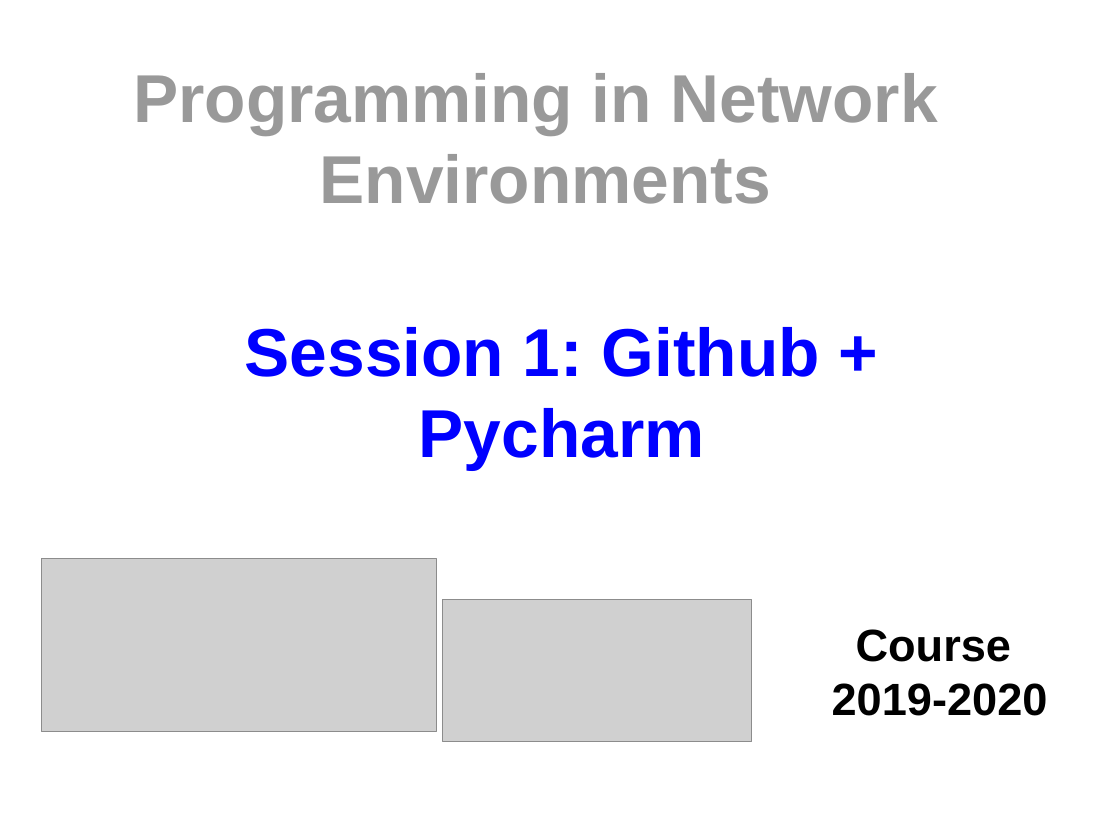
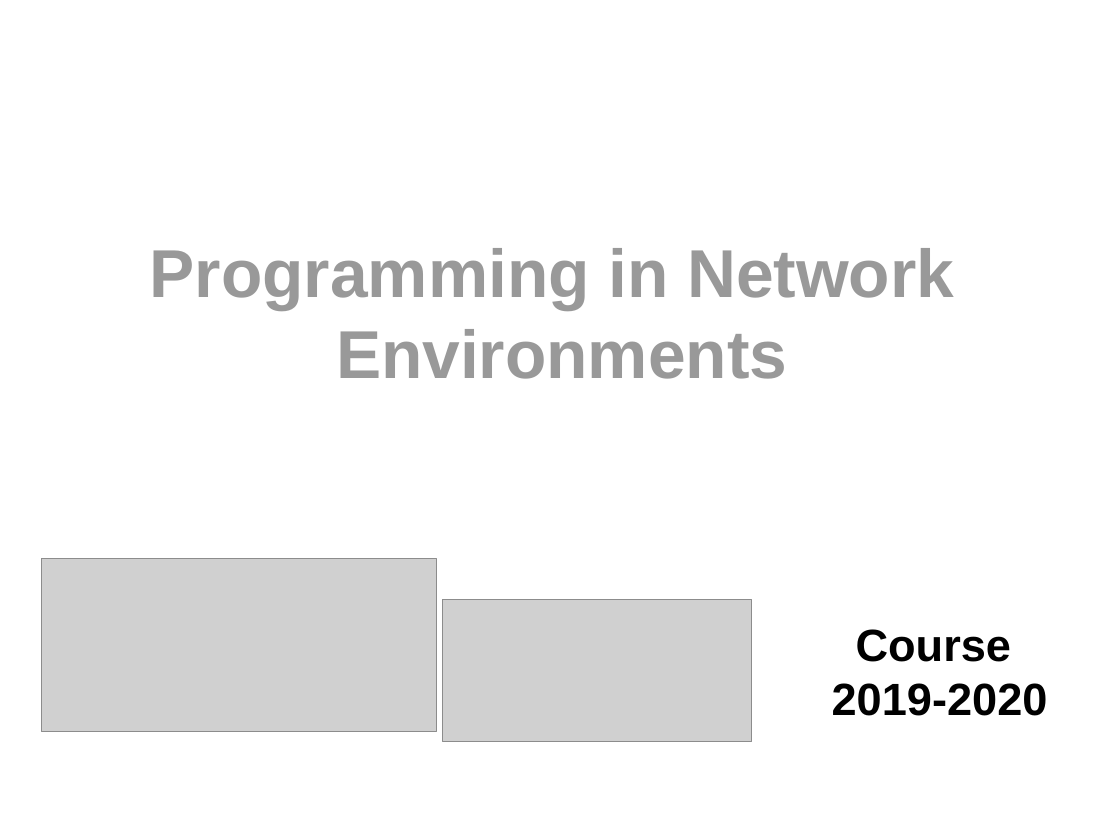
Before and after one commit to myTeachingURJC/2019-2020-PNE, a slide deck: slide 1 of Cover/Cover.odp. Drawn at 1120x840 pixels with LibreOffice and Linux fonts; fonts in the diff are those of the drawing; grey boxes stand for pictures. Boxes give left, top, right and bottom in pixels: in the first picture for what was removed or moved away, otherwise in the second. Text is boxed around its words. In the diff, an @@ line names an element or a change of style, - is before the commit and + after.

Commit message:
Cover images (src) updated

```diff
--- a/Cover/Cover.odp
+++ b/Cover/Cover.odp
@@ title at [150,248,954,379]: text changed @@
-Programming in Network
-Environments
+Programming in Network
+Environments
@@ title removed at [245,327,820,471] @@
-Session 1: Github + Pycharm
```
